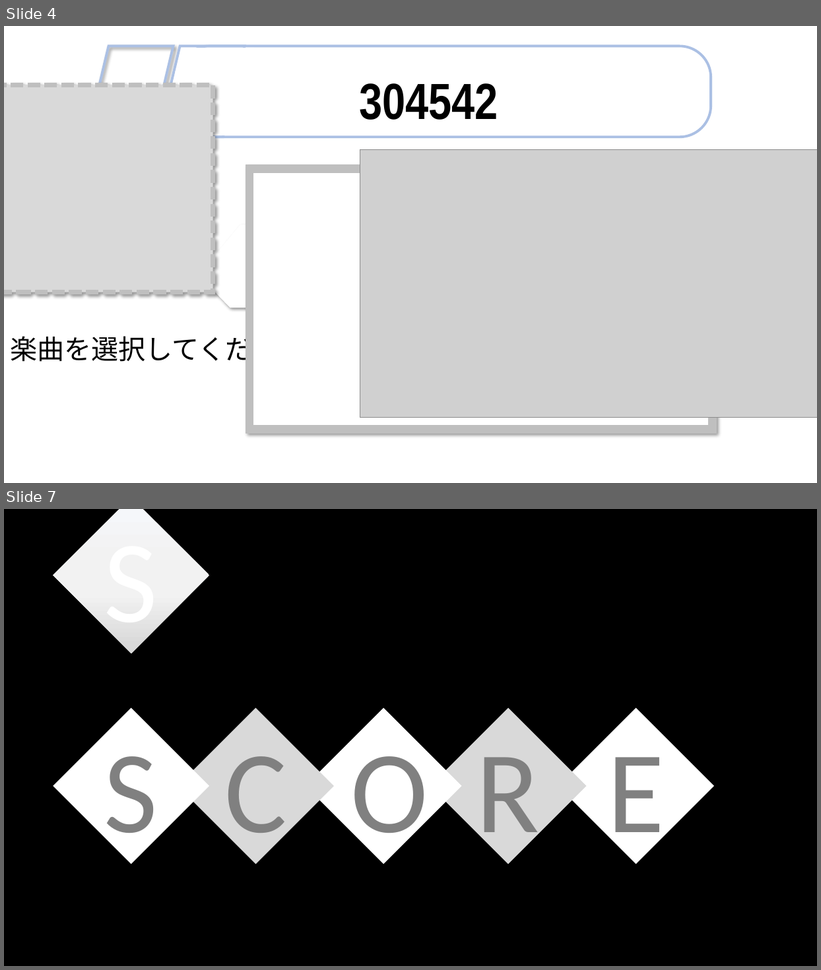
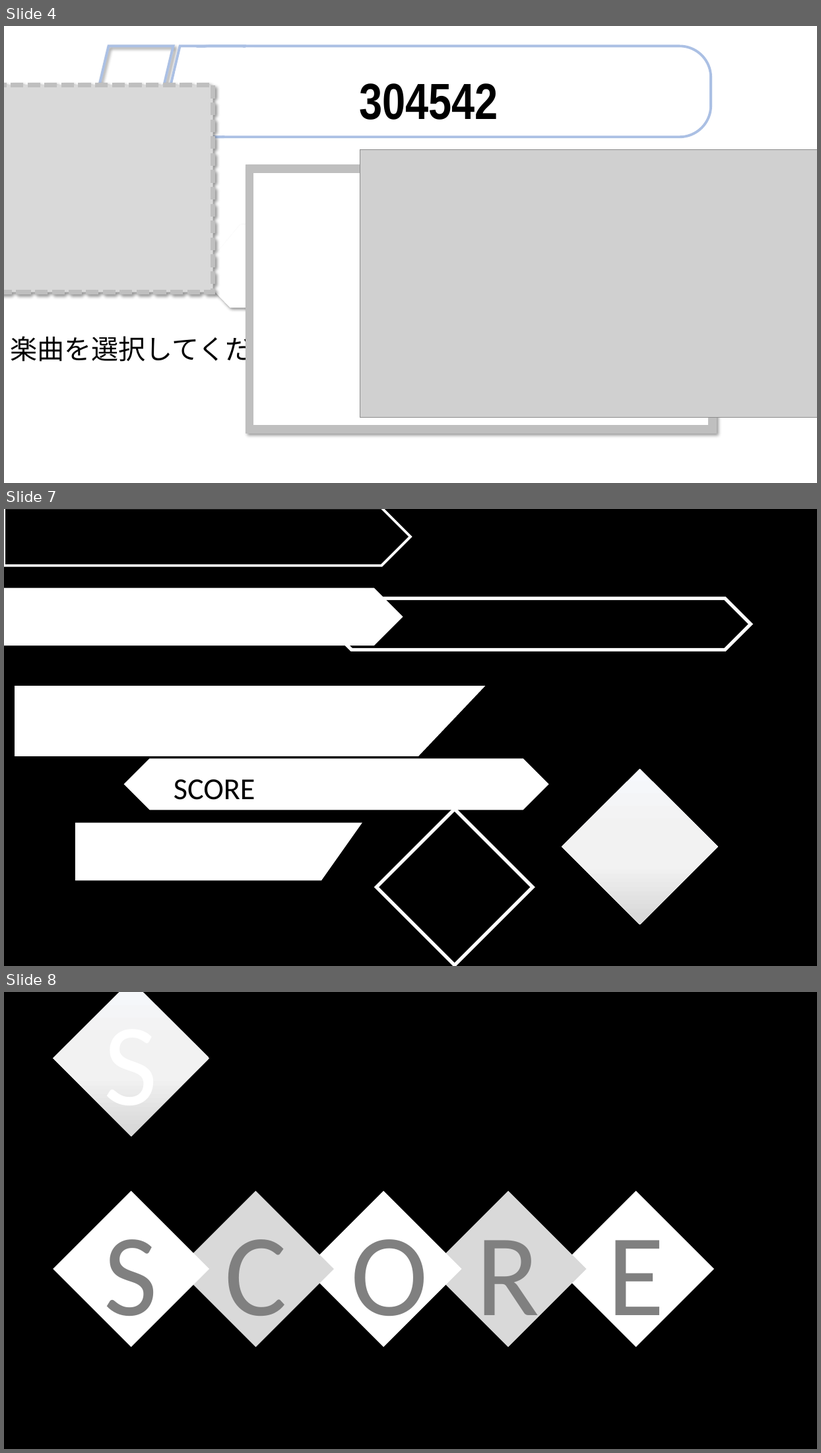
Before and after one commit to YuukiReiya/RhythmGame, a slide deck: resource.pptx. Shown one above the other, each under a label of ours: slides 4 and 7 before the commit, slides 4, 7 and 8 after it; the slides between them are not shown. The pictures are 821x970 and 821x1453 pixels, drawn with LibreOffice and Linux fonts; fonts in the diff are those of the drawing; grey boxes stand for pictures. Boxes give left, top, right and bottom in pixels: in the first picture for what was removed or moved away, otherwise in the second. Text is boxed around its words. In the diff, an @@ line names an element or a change of style, - is before the commit and + after.

```diff
--- a/resource.pptx
+++ b/resource.pptx
@@ slide 7 added at [4,509,817,966], background #000000 @@
@@ snip same rect added at [4,509,411,566], outline #FFFFFF 3 pt @@
@@ snip same rect added at [4,588,403,646], fill #FFFFFF @@
@@ snip diag rect added at [326,599,751,650], outline #FFFFFF 4 pt @@
@@ rectangle added at [15,686,418,757], fill #FFFFFF @@
@@ right triangle added at [418,686,486,757], fill #FFFFFF @@
@@ snip diag rect added at [124,758,549,810], fill #FFFFFF @@
@@ text added at [174,780,255,800], 36 pt, text #000000 @@
+SCORE
@@ snip diag rect added at [562,769,718,925], fill gradient #F6F8FC to #F2F2F2 to #D9D9D9 @@
@@ rectangle added at [75,823,322,881], fill #FFFFFF @@
@@ right triangle added at [322,823,362,881], fill #FFFFFF @@
@@ snip diag rect added at [377,809,533,965], outline #FFFFFF 4 pt @@
@@ what was slide 7 is now slide 8 @@
```
Also in this commit, not shown: 2 other slides added, 1 slide removed.
